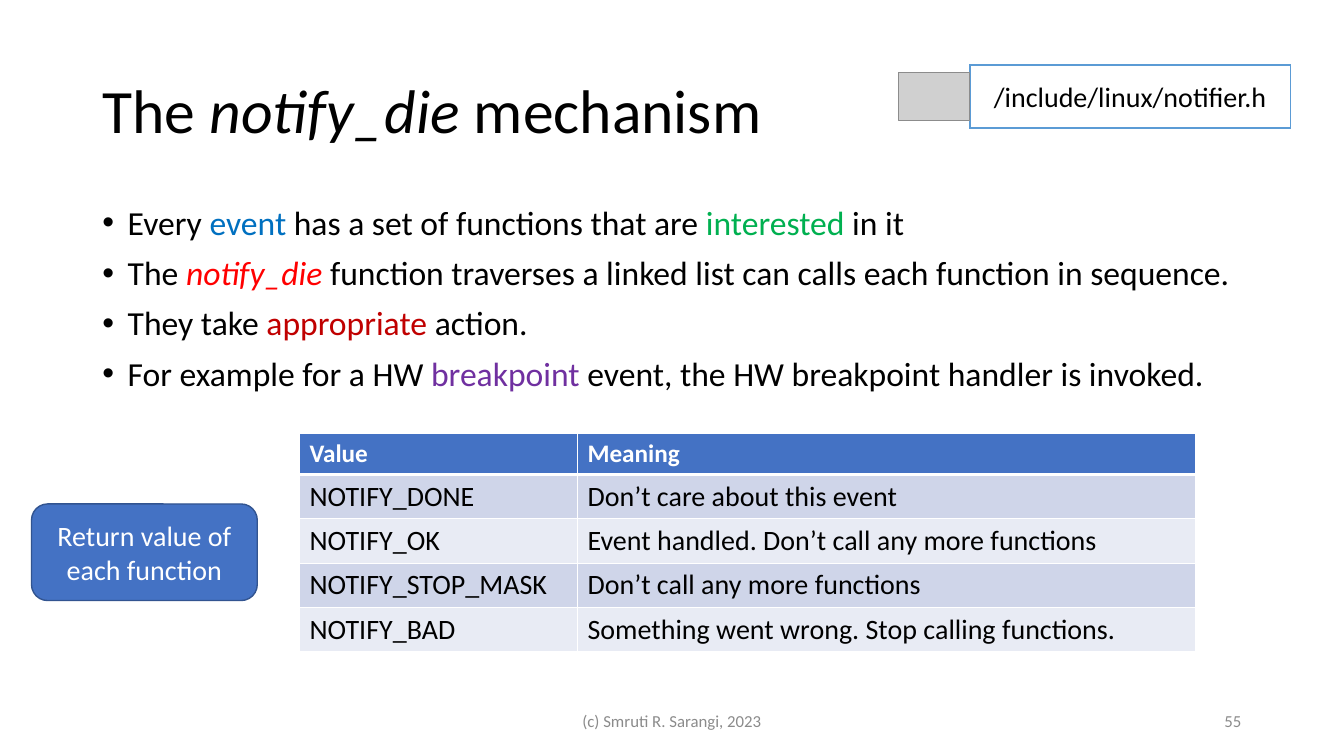
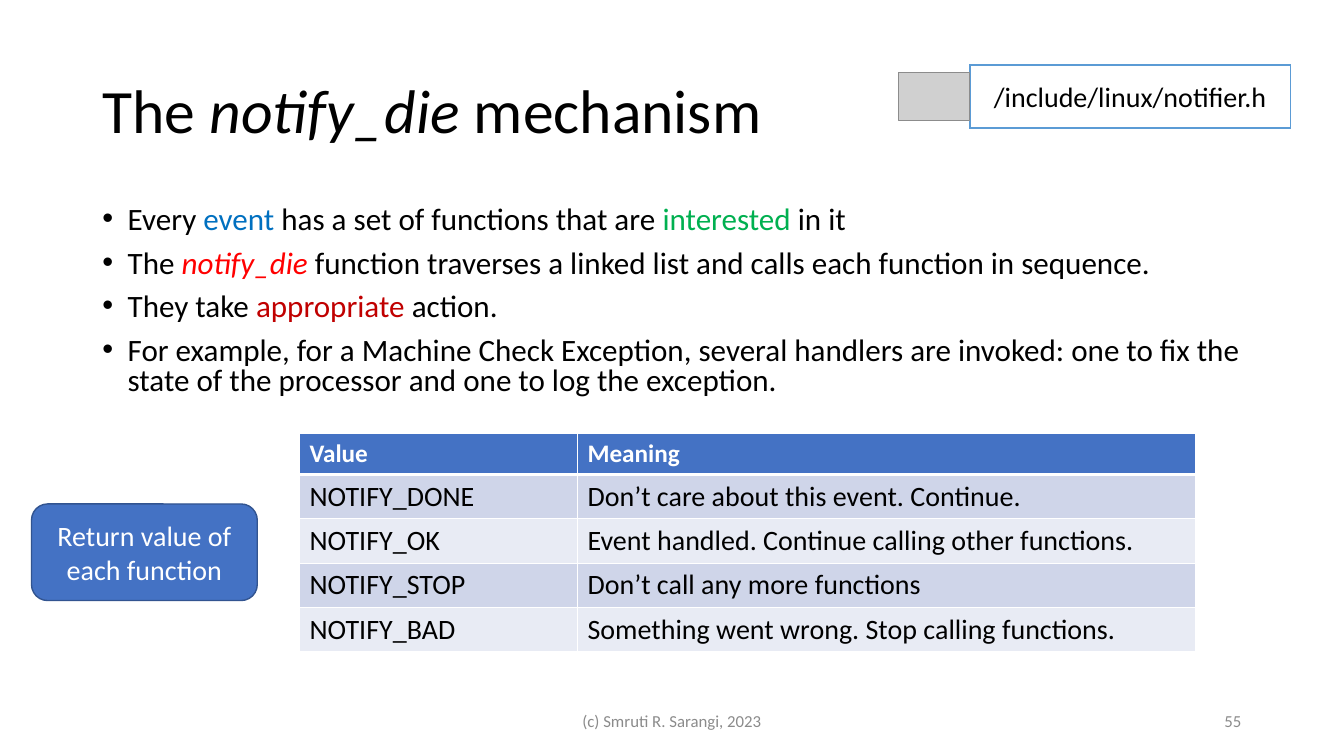
Before and after one commit to srsarangi/srsarangi.github.io, a slide deck: slide 55 of osbook/slides/4.communication.pptx. Drawn at 1344x756 pixels with LibreOffice and Linux fonts; fonts in the diff are those of the drawing; grey boxes stand for pictures. Boxes give left, top, right and bottom in pixels: in the first picture for what was removed or moved away, otherwise in the second. Text is boxed around its words. In the diff, an @@ line names an element or a change of style, - is before the commit and + after.

```diff
--- a/osbook/slides/4.communication.pptx
+++ b/osbook/slides/4.communication.pptx
@@ text at [128,208,845,322]: size 24 to 22.2 pt in "Every event has a set of functions ...", "They take appropriate action."; line spacing 0.9 to 0.8 @@
@@ text at [128,252,1149,279]: text changed; size 24 to 22.2 pt @@
-• The notify_die function traverses a linked list can calls each function in sequence.
+• The notify_die function traverses a linked list and calls each function in sequence.
@@ text at [128,339,1239,397]: text changed; size 24 to 22.2 pt @@
-• For example for a HW breakpoint event, the HW breakpoint handler is invoked.
+• For example, for a Machine Check Exception, several handlers are invoked: one to fix the state of the processor and one to log the exception.
@@ table at [299,434,1196,649] @@
-row 2, column 2: Don’t care about this event
+row 2, column 2: Don’t care about this event. Continue.
-row 3, column 2: Event handled. Don’t call any more functions
+row 3, column 2: Event handled. Continue calling other functions.
-row 4, column 1: NOTIFY_STOP_MASK
+row 4, column 1: NOTIFY_STOP
```
Also in this commit, not shown: 13 other slides changed, 2 other files.
